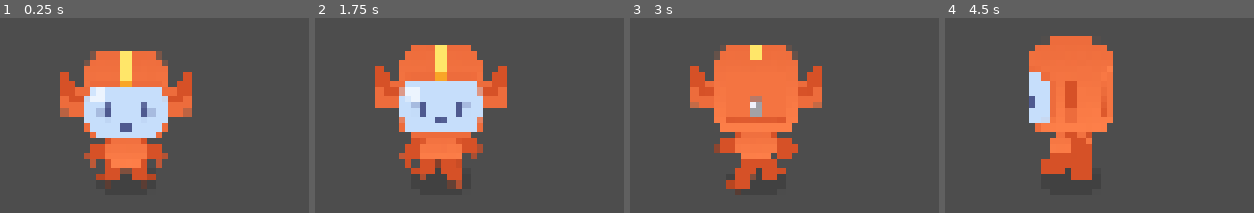
Above: before the commit, frames 1-4 (left to right).
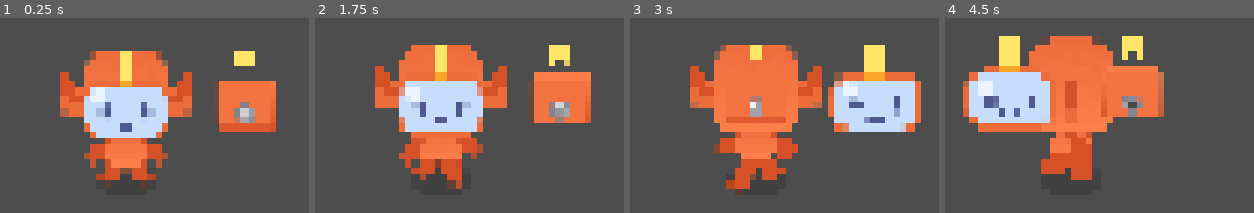
Above: after the commit, the same moments.

Repository: iListenToSludge/M9-Top-Down-Movement
Game: Godot game, scene res://runner.tscn
Two runs of this game, one before a commit and one after it. Both use one fixed random seed, a clock stepped at 60 frames per second and the inputs below.
Inputs (mouse positions are in pixels of both pictures, inside the frame that each line leads up to):
- Up to frame 1 (0.25 s): no input
- Up to frame 2 (1.75 s): tap Enter at 0.5 s; move the mouse to (outside the picture) at 0.52 s; hold Right (move_right) 0.53-1.28 s; tap Z at 0.6, 1.35 s; click (outside the picture) at 0.67 s; tap Space at 0.77, 1.52 s; move the mouse to (outside the picture) at 1.27 s; hold Down (move_down) from 1.28 s (still down)
- Up to frame 3 (3 s): move the mouse to (outside the picture) at 2.02 s; release Down (move_down) at 2.03 s; hold Right (move_right) 2.03-2.78 s; tap Z at 2.1, 2.85 s; move the mouse to (outside the picture) at 2.77 s; hold Up (move_up) from 2.78 s (still down); click (outside the picture) at 2.92 s
- Up to frame 4 (4.5 s): tap Space at 3.02, 3.77 s; move the mouse to (outside the picture) at 3.52 s; release Up (move_up) at 3.53 s; hold Left (move_left) from 3.53 s (still down); tap Z at 3.6, 4.35 s; move the mouse to (outside the picture) at 4.27 s

The runs differ from the first frame. In frame 1, 5.6% of the frame differs, in the area x 29-90%, y 16-59%; in frame 2, 5.6%; in frame 3, 10%; in frame 4, 13%, in the area x 5-71%, y 9-59%.

Commit message:
struggling again with l6 (unfinished)

Diff:
--- a/assets/runner/runner_visual_red.tscn
+++ b/assets/runner/runner_visual_red.tscn
@@ -13,41 +13,44 @@
 [node name="RunnerVisualRed" instance=ExtResource("1_i8e4b")]
 
 [node name="FootL" parent="Visual" index="0"]
-scale = Vector2(0.999957, 0.99995697)
-skew = -5.1379204e-05
+scale = Vector2(0.99995345, 0.999952)
+skew = -6.41346e-05
 
 [node name="FootSprite" parent="Visual/FootL" index="0"]
 texture = ExtResource("2_pbjpl")
 
 [node name="FootR" parent="Visual" index="1"]
-scale = Vector2(0.999905, 0.999907)
-skew = -4.87566e-05
+scale = Vector2(0.99990284, 0.999904)
+skew = -5.90086e-05
 
 [node name="FootSprite" parent="Visual/FootR" index="0"]
 texture = ExtResource("2_pbjpl")
 
 [node name="ArmR" parent="Visual" index="2"]
 self_modulate = Color(0.839277, 0.317525, 0.152895, 1)
-points = PackedVector2Array(16, -67.50844, 48, -41.50844)
+points = PackedVector2Array(16, -67.59845, 48, -41.598446)
 
 [node name="ArmL" parent="Visual" index="3"]
 self_modulate = Color(0.839277, 0.317525, 0.152895, 1)
-points = PackedVector2Array(-16, -67.50844, -48, -41.50844)
+points = PackedVector2Array(-16, -67.59845, -48, -41.598446)
 
 [node name="LegR" parent="Visual" index="4"]
 self_modulate = Color(0.839277, 0.317525, 0.152895, 1)
-points = PackedVector2Array(16, -33.50844, 16, -23)
+points = PackedVector2Array(16, -33.598446, 16, -23)
 
 [node name="LegL" parent="Visual" index="5"]
 self_modulate = Color(0.839277, 0.317525, 0.152895, 1)
-points = PackedVector2Array(-16, -33.50844, -16, -23)
+points = PackedVector2Array(-16, -33.598446, -16, -23)
 
 [node name="Body" parent="Visual" index="6"]
-position = Vector2(0, -49.39935)
+position = Vector2(0, -49.398445)
 texture = ExtResource("3_c2s05")
 
 [node name="HeadShape" parent="Visual" index="7"]
-position = Vector2(0, -139.21922)
+clip_children = 0
+z_index = 0
+position = Vector2(0, -139.21814)
+scale = Vector2(0.9999997, 0.9999997)
 texture = ExtResource("4_jlvl7")
 
 [node name="Face" parent="Visual/HeadShape" index="0"]
@@ -58,23 +61,23 @@
 texture = ExtResource("7_gwbl7")
 
 [node name="EarR" parent="Visual" index="8"]
-position = Vector2(82, -128.55643)
+position = Vector2(82, -128.55534)
 texture = ExtResource("8_0e8o4")
 
 [node name="AntennaR" parent="Visual/EarR" index="0"]
 texture = ExtResource("9_wrnpm")
 
 [node name="EarL" parent="Visual" index="9"]
-position = Vector2(-82, -128.55643)
+position = Vector2(-82, -128.55534)
 texture = ExtResource("8_0e8o4")
 
 [node name="AntennaL" parent="Visual/EarL" index="0"]
 texture = ExtResource("9_wrnpm")
 
 [node name="HandR" parent="Visual" index="10"]
-position = Vector2(48, -41.39935)
+position = Vector2(48, -41.398445)
 texture = ExtResource("10_e8mf4")
 
 [node name="HandL" parent="Visual" index="11"]
-position = Vector2(-48, -41.39935)
+position = Vector2(-48, -41.398445)
 texture = ExtResource("10_e8mf4")
